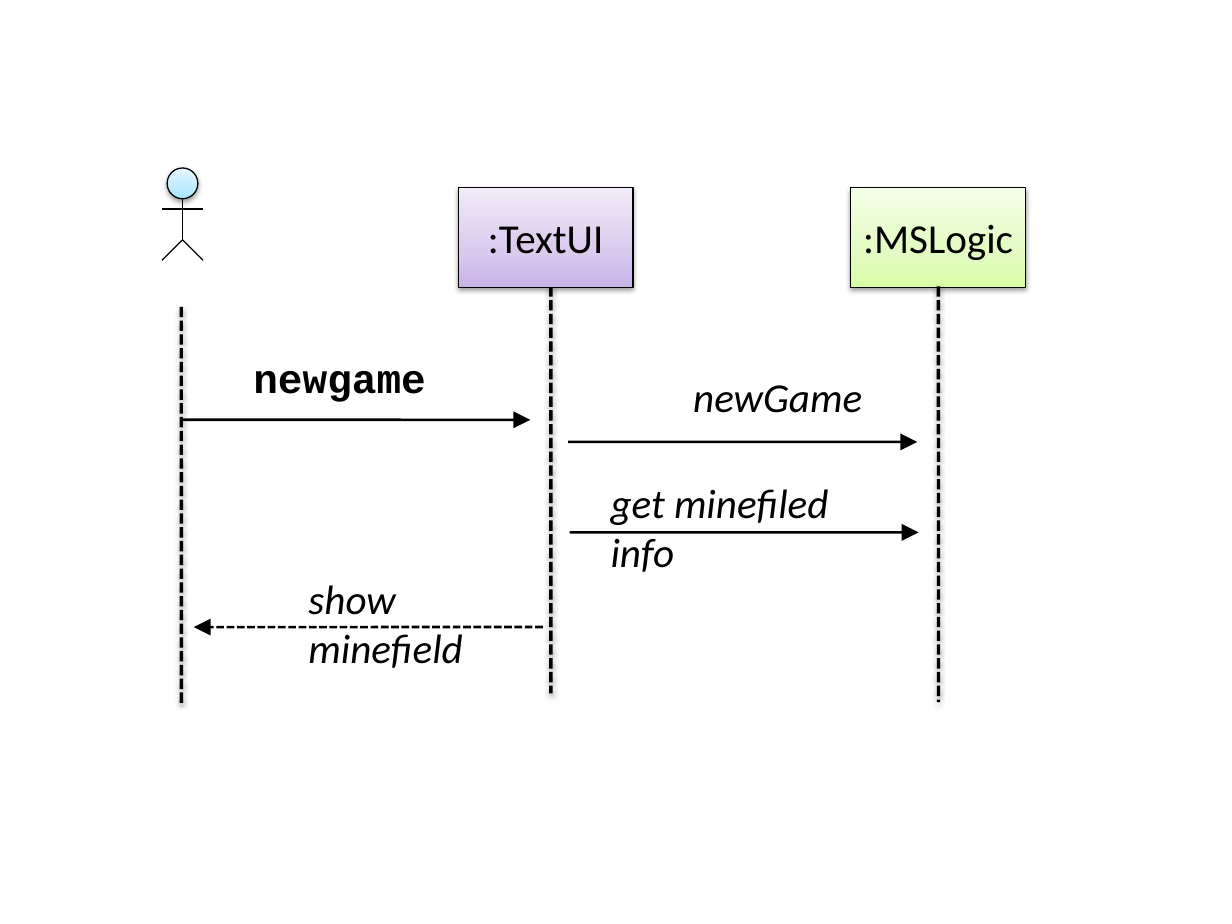
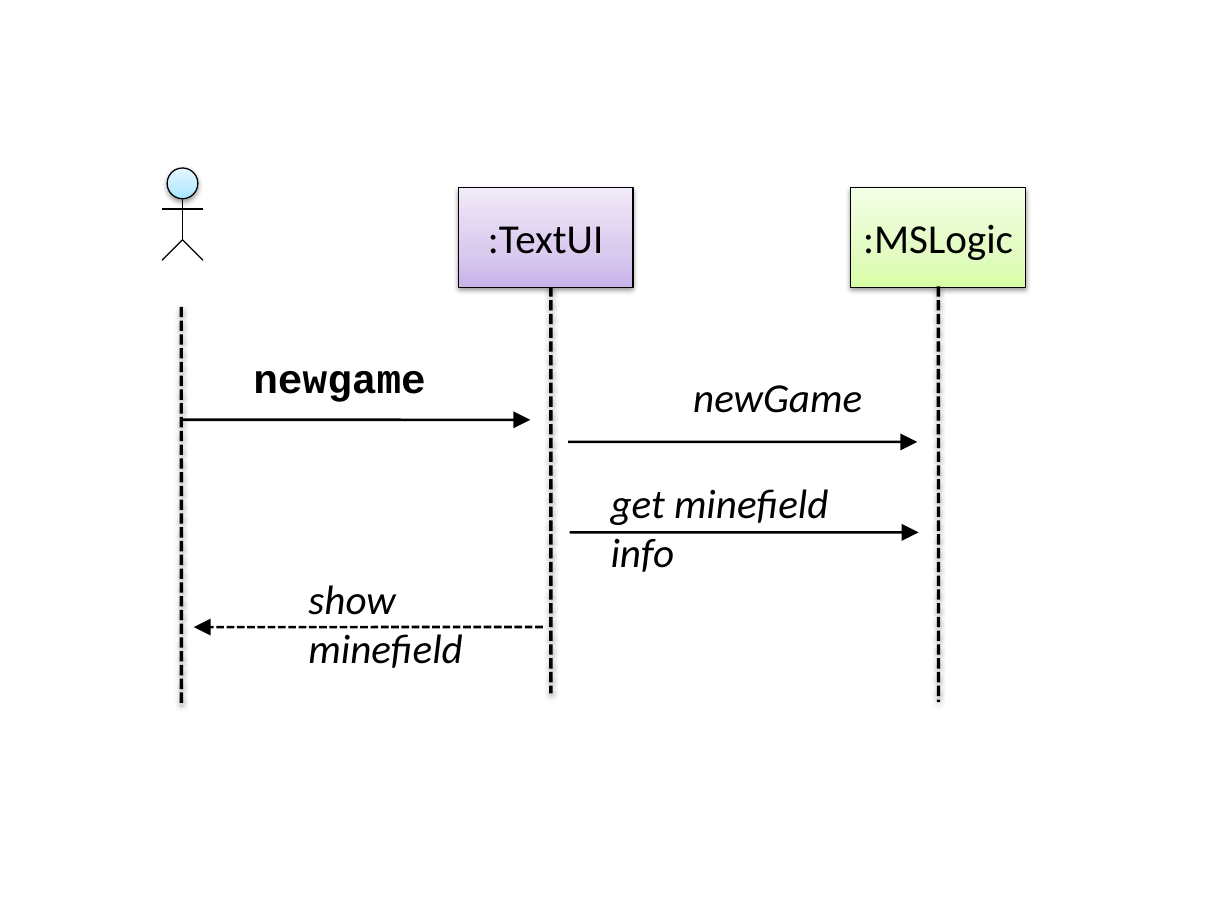
Before and after one commit to se-edu/se-book, a slide deck: slide 1 of diagrams/uml/sequenceDiagrams/minimalNotation/textLogic.pptx. Drawn at 1232x924 pixels with LibreOffice and Linux fonts; fonts in the diff are those of the drawing. Boxes give left, top, right and bottom in pixels: in the first picture for what was removed or moved away, otherwise in the second. Text is boxed around its words. In the diff, an @@ line names an element or a change of style, - is before the commit and + after.

```diff
--- a/diagrams/uml/sequenceDiagrams/minimalNotation/textLogic.pptx
+++ b/diagrams/uml/sequenceDiagrams/minimalNotation/textLogic.pptx
@@ text at (611, 489, 828, 572): text changed @@
-get minefiled info
+get minefield info
```
Also in this commit, not shown: 10 other files.
